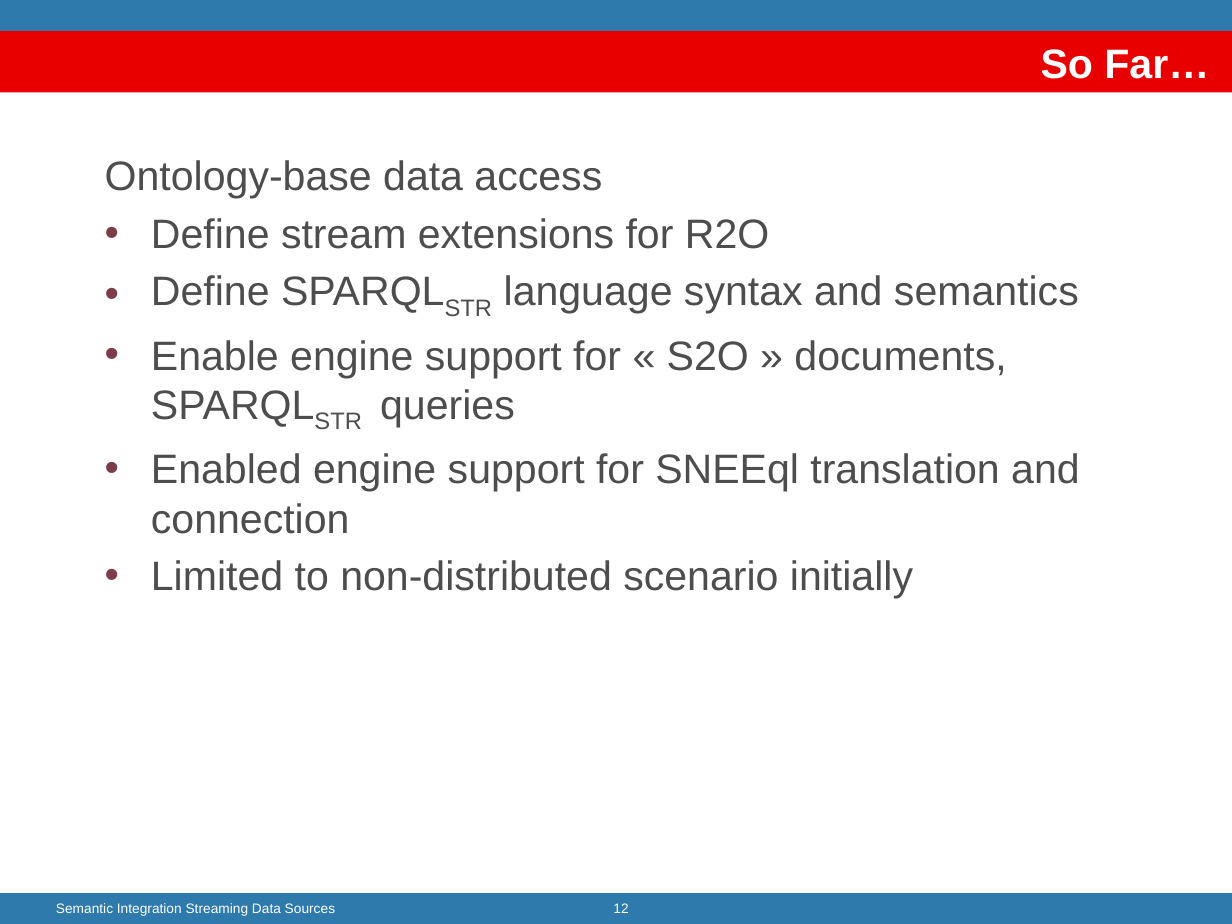
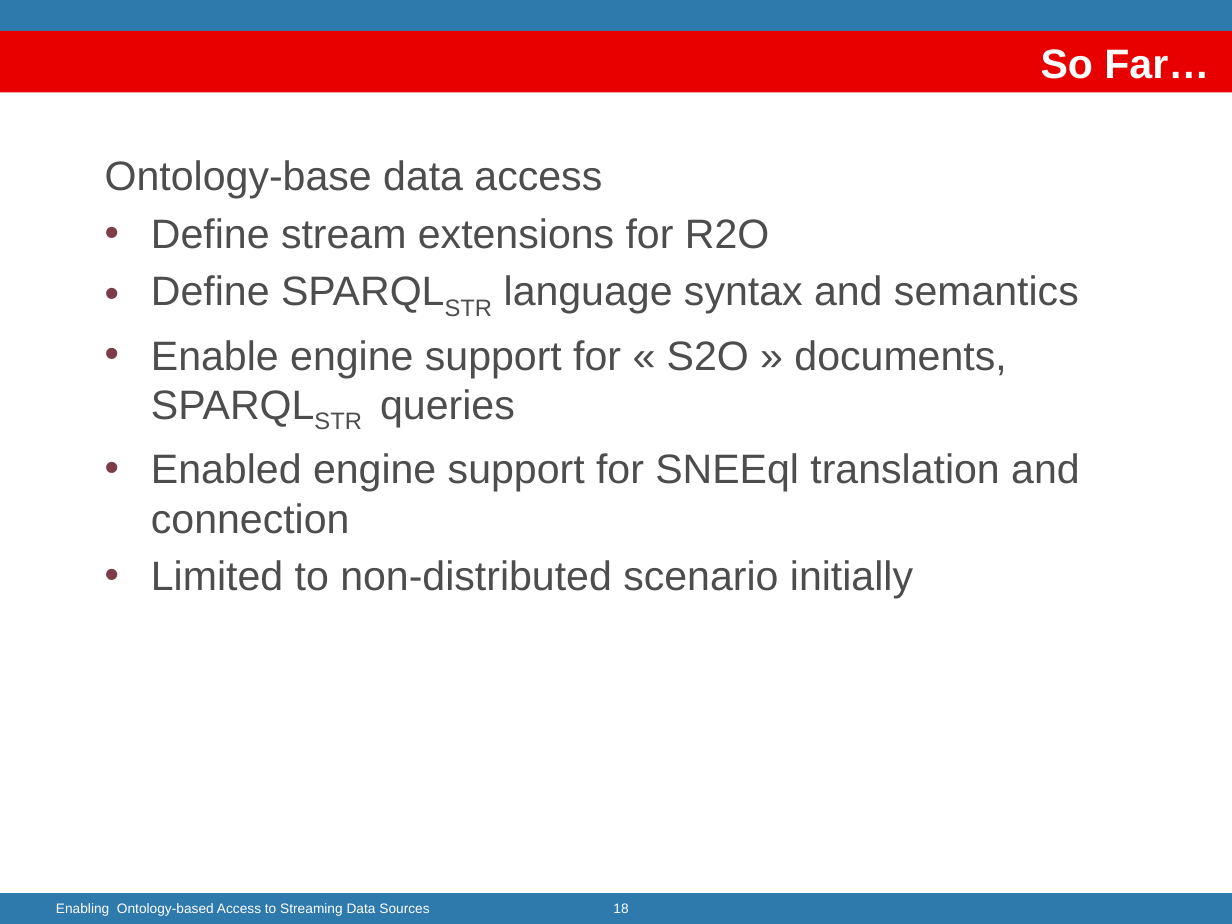
Before and after one commit to jpcik/morph-streams, a slide deck: slide 18 of doc/dis/EnablingStreamingDA/Enabling ontology-based Streaming Data Access.pptx (slide 12 before the commit). Drawn at 1232x924 pixels with LibreOffice and Linux fonts; fonts in the diff are those of the drawing; background and template pictures are left out. Boxes give left, top, right and bottom in pixels: in the first picture for what was removed or moved away, otherwise in the second. Text is boxed around its words. In the diff, an @@ line names an element or a change of style, - is before the commit and + after.

Commit message:
updated til sparql stream

```diff
--- a/doc/dis/EnablingStreamingDA/Enabling ontology-based Streaming Data Access.pptx
+++ b/doc/dis/EnablingStreamingDA/Enabling ontology-based Streaming Data Access.pptx
@@ text at (56,903,429,916): text changed @@
-Semantic Integration Streaming Data Sources
+Enabling Ontology-based Access to Streaming Data Sources
@@ page number at (613,903,628,913): text changed @@
-12
+18
```
Also in this commit, not shown: 7 other slides changed, 7 slides added, 10 slides removed.
